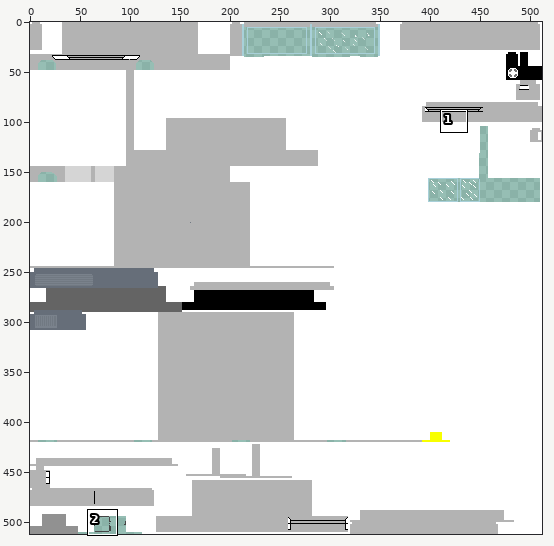
Edited in one commit: sprite sheet (SimpleVehiclesAdd-on-1/packs/RP/textures/entity/car.png). The first picture is a wide view before the edit; the outline marks the close-up.
Close-up. Old version:
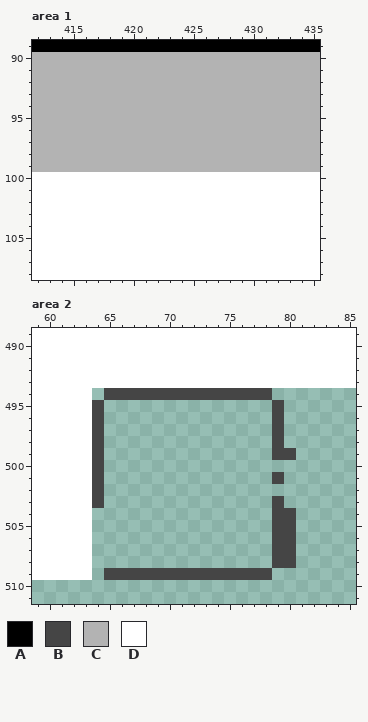
The file is 512x512 pixels. Pixels under 10% opacity are left out. Colours within 5 levels of each other are drawn and written as one. Shown: area 1: x 412..435, y 89..108; area 2: x 59..85, y 489..511. The commit also changed other parts of the picture, which this record leaves out.
Palette (. is transparent): A #000000  B #454545  C #b3b3b3  D #ffffff
Pixels before, area 1, first column x 412:
 89 AAAAAAAAAAAAAAAAAAAAAAAA
 90 CCCCCCCCCCCCCCCCCCCCCCCC
 91 CCCCCCCCCCCCCCCCCCCCCCCC
 92 CCCCCCCCCCCCCCCCCCCCCCCC
 93 CCCCCCCCCCCCCCCCCCCCCCCC
 94 CCCCCCCCCCCCCCCCCCCCCCCC
 95 CCCCCCCCCCCCCCCCCCCCCCCC
 96 CCCCCCCCCCCCCCCCCCCCCCCC
 97 CCCCCCCCCCCCCCCCCCCCCCCC
 98 CCCCCCCCCCCCCCCCCCCCCCCC
 99 CCCCCCCCCCCCCCCCCCCCCCCC
100 DDDDDDDDDDDDDDDDDDDDDDDD
101 DDDDDDDDDDDDDDDDDDDDDDDD
102 DDDDDDDDDDDDDDDDDDDDDDDD
103 DDDDDDDDDDDDDDDDDDDDDDDD
104 DDDDDDDDDDDDDDDDDDDDDDDD
105 DDDDDDDDDDDDDDDDDDDDDDDD
106 DDDDDDDDDDDDDDDDDDDDDDDD
107 DDDDDDDDDDDDDDDDDDDDDDDD
108 DDDDDDDDDDDDDDDDDDDDDDDD
Pixels before, area 2, first column x 59:
489 DDDDDDDDDDDDDDDDDDDDDDDDDDD
490 DDDDDDDDDDDDDDDDDDDDDDDDDDD
491 DDDDDDDDDDDDDDDDDDDDDDDDDDD
492 DDDDDDDDDDDDDDDDDDDDDDDDDDD
493 DDDDDDDDDDDDDDDDDDDDDDDDDDD
494 DDDDD.BBBBBBBBBBBBBB.......
495 DDDDDB..............B......
496 DDDDDB..............B......
497 DDDDDB..............B......
498 DDDDDB..............B......
499 DDDDDB..............BB.....
500 DDDDDB.....................
501 DDDDDB..............B......
502 DDDDDB.....................
503 DDDDDB..............B......
504 DDDDD...............BB.....
505 DDDDD...............BB.....
506 DDDDD...............BB.....
507 DDDDD...............BB.....
508 DDDDD...............BB.....
509 DDDDD.BBBBBBBBBBBBBB.......
The same view after the edit:
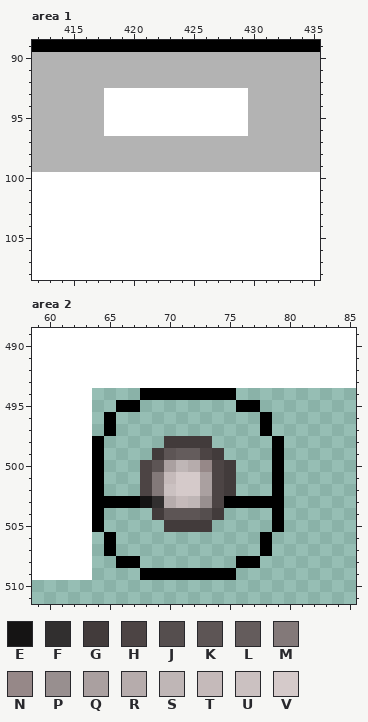
Colours new in this view: E #151414  F #312f2f  G #423b3b  H #4c4444  J #554e4e  K #5d5555  L #645c5c  M #837979  N #968888  P #988f8f  Q #aaa0a0  R #b6acac  S #bfb6b6  T #c5baba  U #cbc1c1  V #d5caca
From old to new:
Area 1:
Colour C gives way to colour D in rows 93 to 96 at x 418 to 429.
Area 2:
The edit adds colour A in row 495 at x 66 to 67 and 76 to 77; in rows 496 to 497 at x 65 and 78; in row 500 at x 79; in row 502 at x 79; in row 503 at x 65 to 67 and 75 to 78; in rows 504 to 505 at x 64.
The edit adds colour A in rows 506 to 507 at x 65 and 78; in row 508 at x 66 to 67 and 76 to 77.
Colour B gives way to colour A in row 494 at x 68 to 75; in rows 498 to 499 at x 64 and 79; in row 500 at x 64; in row 501 at x 64 and 79; in row 502 at x 64; in row 503 at x 64 and 79.
Colour B gives way to colour A in rows 504 to 505 at x 79; in row 509 at x 68 to 75.
The edit adds colour E in row 503 at x 68.
The edit adds colour F in row 503 at x 69.
The edit adds colour G in row 498 at x 70 to 73; in row 499 at x 69 and 74; in rows 500 to 502 at x 75; in row 504 at x 69 and 74; in row 505 at x 70 to 73.
The edit adds colour H in row 499 at x 73; in rows 500 to 502 at x 68 and 74; in row 503 at x 74.
The edit adds colour J in row 504 at x 73.
The edit adds colour K in row 499 at x 70; in row 500 at x 69; in row 504 at x 70 to 72.
The edit adds colour L in row 499 at x 71 to 72.
The edit adds colour M in rows 501 to 502 at x 69.
The edit adds colour N in row 500 at x 73.
The edit adds colour P in row 503 at x 73.
The edit adds colour Q in row 500 at x 70; in rows 501 to 502 at x 73.
The edit adds colour R in row 500 at x 72; in row 503 at x 70.
The edit adds colour S in row 500 at x 71; in row 503 at x 72.
The edit adds colour T in row 501 at x 70; in row 503 at x 71.
The edit adds colour U in row 502 at x 70.
The edit adds colour V in rows 501 to 502 at x 71 to 72.
Colour B is removed in row 494 at x 65 to 67 and 76 to 78; in rows 495 to 497 at x 64 and 79; in row 499 at x 80; in rows 504 to 505 at x 80; in rows 506 to 508 at x 79 to 80; in row 509 at x 65 to 67 and 76 to 78.
Boxes around the changes in both close-ups, in picture pixels (x1, y1, x2, y2):
changed: (104, 88, 248, 136)
changed: (92, 388, 296, 580)
